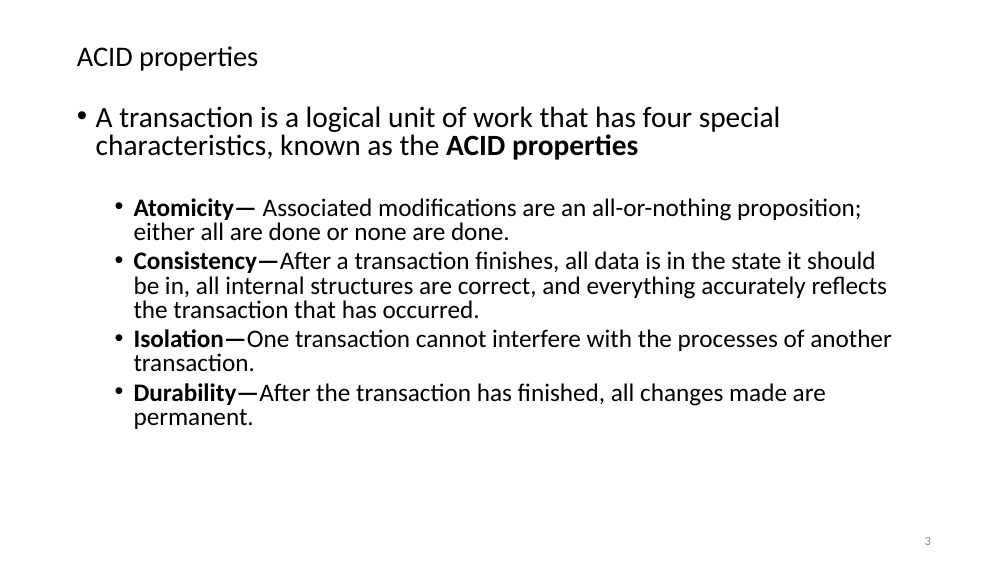
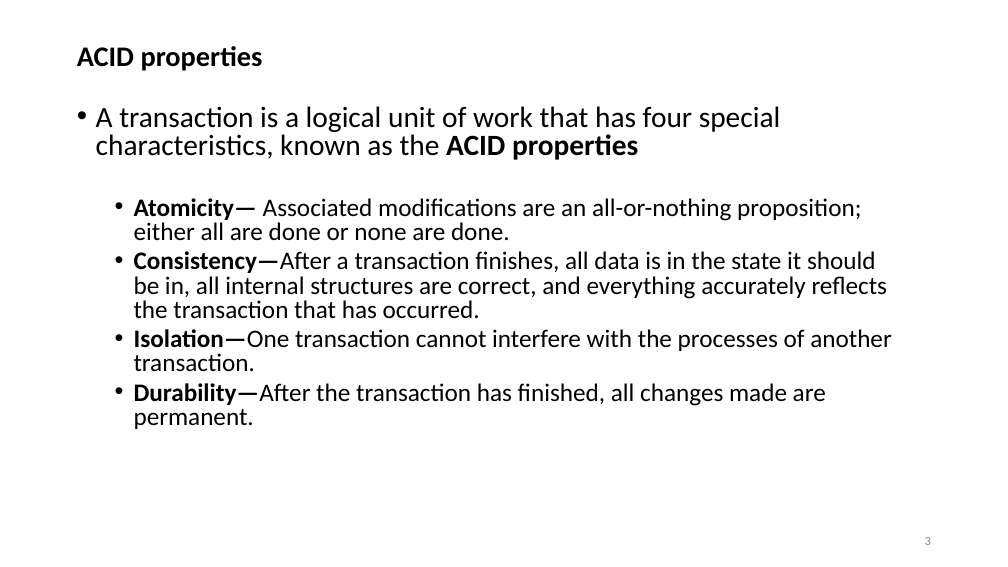
Before and after one commit to nashurgessa/DB-practices, a slide deck: slide 3 of Slides/transaction.pptx. Drawn at 1008x567 pixels with LibreOffice and Linux fonts; fonts in the diff are those of the drawing. Boxes give left, top, right and bottom in pixels: in the first picture for what was removed or moved away, otherwise in the second. Text is boxed around its words. In the diff, an @@ line names an element or a change of style, - is before the commit and + after.

```diff
--- a/Slides/transaction.pptx
+++ b/Slides/transaction.pptx
@@ title "ACID properties" at <box>77,46,263,71</box>: bold on @@
```
Also in this commit, not shown: 1 other slide changed, 14 other files.
